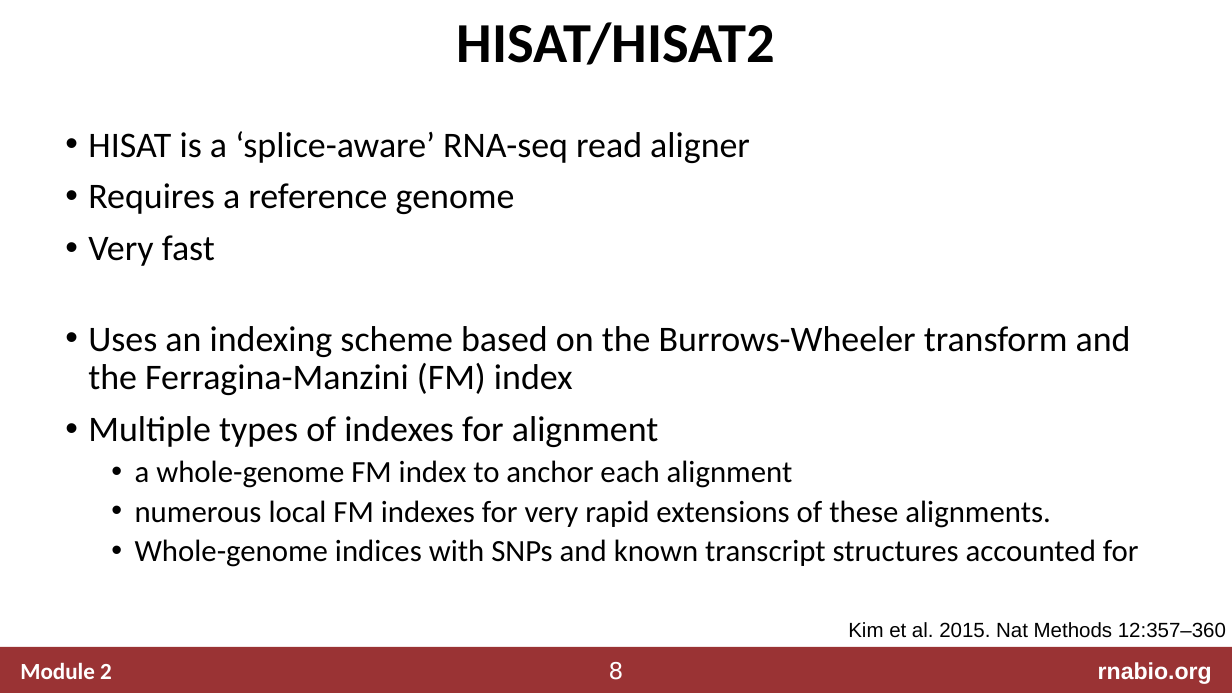
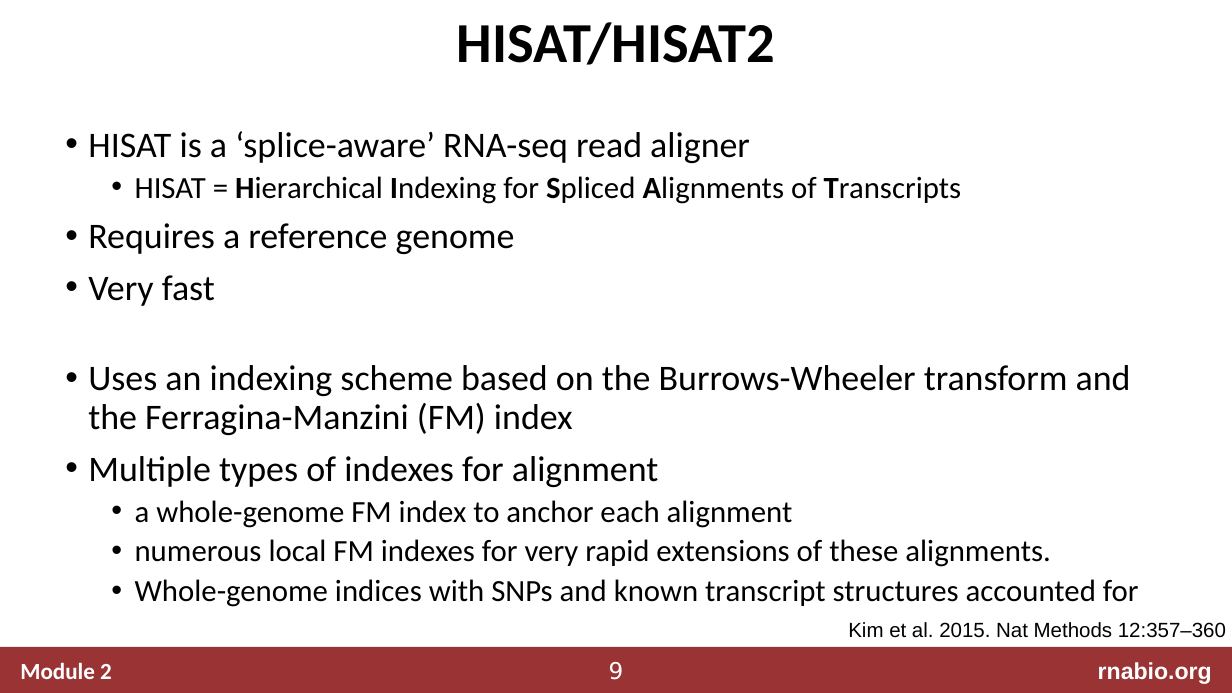
Before and after one commit to griffithlab/rnabio.org, a slide deck: slide 9 of assets/lectures/cshl/2020/mini/RNASeq_MiniLecture_02_01_Alignment.pptx (slide 8 before the commit). Drawn at 1232x693 pixels with LibreOffice and Linux fonts; fonts in the diff are those of the drawing. Boxes give left, top, right and bottom in pixels: in the first picture for what was removed or moved away, otherwise in the second. Text is boxed around its words. In the diff, an @@ line names an element or a change of style, - is before the commit and + after.

```diff
--- a/assets/lectures/cshl/2020/mini/RNASeq_MiniLecture_02_01_Alignment.pptx
+++ b/assets/lectures/cshl/2020/mini/RNASeq_MiniLecture_02_01_Alignment.pptx
@@ text at [135,176,961,204]: paragraph added @@
+  • HISAT = Hierarchical Indexing for Spliced Alignments of Transcripts
@@ page number at [609,662,624,680]: text changed @@
-8
+9
```
Also in this commit, not shown: 4 other slides changed, 1 slide added, 4 other files.
